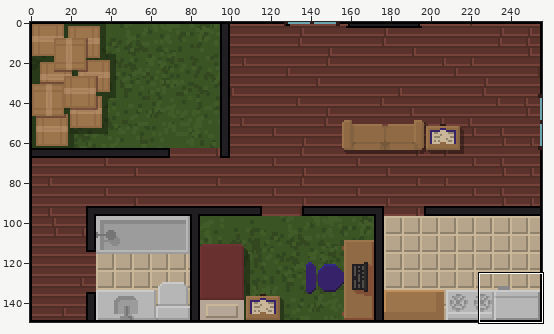
Two versions of one sprite sheet, assets/sprites/apartment231GREEN.png. Above: a wide view before the commit, with the close-up outlined.
Close-up. Earlier state:
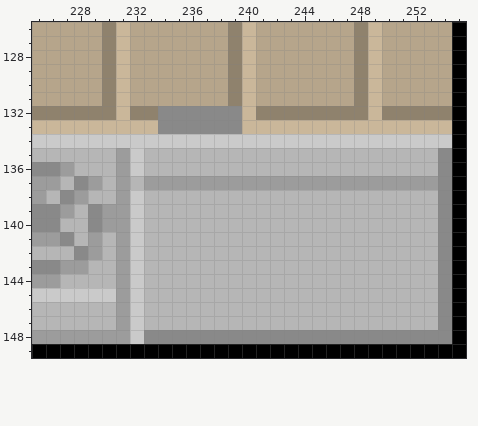
The file is 256x150 pixels. Colours within 5 levels of each other are drawn and written as one. Shown: x 225..255, y 126..149.
The same view after the edit:
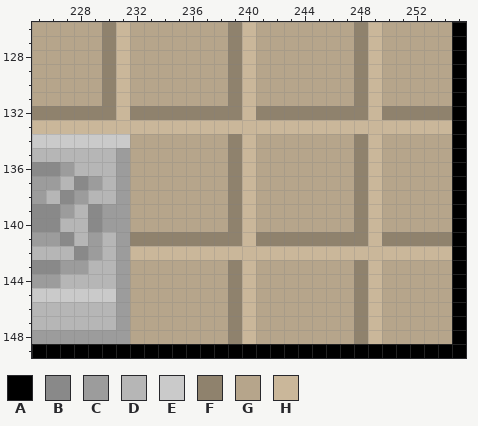
Palette (. is transparent): A #000000  B #898989  C #9c9c9c  D #b6b6b6  E #cacaca  F #8f826d  G #b6a58b  H #cab79a
Changes in this commit:
{"y":132,"x":234,"old":"BBBBBB","new":"FFFFFF"}
{"y":133,"x":234,"old":"BBBBBB","new":"HHHHHH"}
{"y":134,"x":232,"old":"EEEEEEEEEEEEEEEEEEEEEEE","new":"GGGGGGGFHGGGGGGGFHGGGGG"}
{"y":135,"x":232,"old":"EDDDDDDDDDDDDDDDDDDDDDB","new":"GGGGGGGFHGGGGGGGFHGGGGG"}
{"y":136,"x":232,"old":"EDDDDDDDDDDDDDDDDDDDDDB","new":"GGGGGGGFHGGGGGGGFHGGGGG"}
{"y":137,"x":232,"old":"DCCCCCCCCCCCCCCCCCCCCCB","new":"GGGGGGGFHGGGGGGGFHGGGGG"}
{"y":138,"x":232,"old":"EDDDDDDDDDDDDDDDDDDDDDB","new":"GGGGGGGFHGGGGGGGFHGGGGG"}
{"y":139,"x":232,"old":"EDDDDDDDDDDDDDDDDDDDDDB","new":"GGGGGGGFHGGGGGGGFHGGGGG"}
{"y":140,"x":232,"old":"EDDDDDDDDDDDDDDDDDDDDDB","new":"GGGGGGGFHGGGGGGGFHGGGGG"}
{"y":141,"x":232,"old":"EDDDDDDDDDDDDDDDDDDDDDB","new":"FFFFFFFFHFFFFFFFFHFFFFF"}
{"y":142,"x":232,"old":"EDDDDDDDDDDDDDDDDDDDDDB","new":"HHHHHHHHHHHHHHHHHHHHHHH"}
{"y":143,"x":232,"old":"EDDDDDDDDDDDDDDDDDDDDDB","new":"GGGGGGGFHGGGGGGGFHGGGGG"}
{"y":144,"x":232,"old":"EDDDDDDDDDDDDDDDDDDDDDB","new":"GGGGGGGFHGGGGGGGFHGGGGG"}
{"y":145,"x":232,"old":"EDDDDDDDDDDDDDDDDDDDDDB","new":"GGGGGGGFHGGGGGGGFHGGGGG"}
{"y":146,"x":232,"old":"EDDDDDDDDDDDDDDDDDDDDDB","new":"GGGGGGGFHGGGGGGGFHGGGGG"}
{"y":147,"x":232,"old":"EDDDDDDDDDDDDDDDDDDDDDB","new":"GGGGGGGFHGGGGGGGFHGGGGG"}
{"y":148,"x":232,"old":"EBBBBBBBBBBBBBBBBBBBBBB","new":"GGGGGGGFHGGGGGGGFHGGGGG"}
